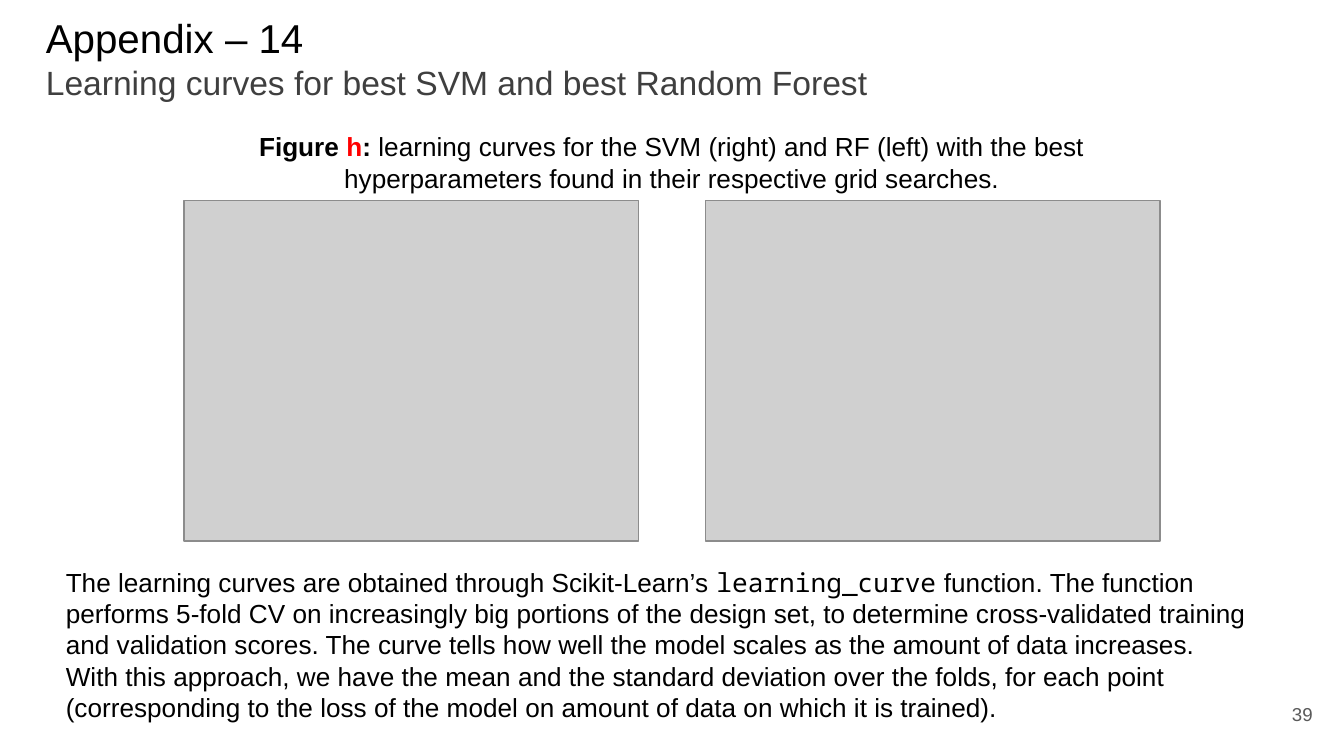
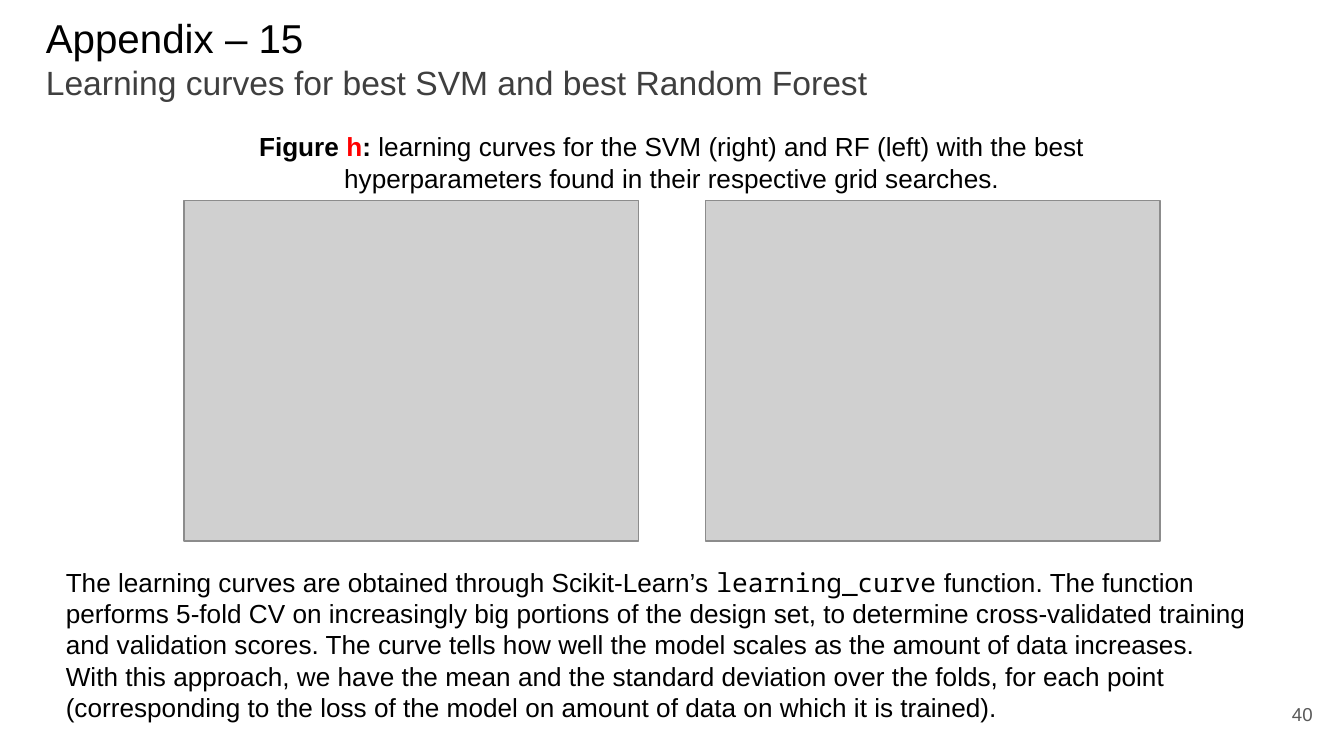
Before and after one commit to paolo-junior-mollica/machine-learning-project, a slide deck: slide 40 of relazione/ML-2023-PRJ-Slides-Demo.pptx (slide 39 before the commit). Drawn at 1344x756 pixels with LibreOffice and Linux fonts; fonts in the diff are those of the drawing; grey boxes stand for pictures. Boxes give left, top, right and bottom in pixels: in the first picture for what was removed or moved away, otherwise in the second. Text is boxed around its words. In the diff, an @@ line names an element or a change of style, - is before the commit and + after.

```diff
--- a/relazione/ML-2023-PRJ-Slides-Demo.pptx
+++ b/relazione/ML-2023-PRJ-Slides-Demo.pptx
@@ title at bbox=[46, 23, 867, 101]: text changed @@
-Appendix – 14
-Learning curves for best SVM and best Random Forest
+Appendix – 15
+Learning curves for best SVM and best Random Forest
@@ page number at bbox=[1292, 708, 1313, 721]: text changed @@
-39
+40
```
Also in this commit, not shown: 11 other slides changed, 5 slides added, 3 slides removed.
